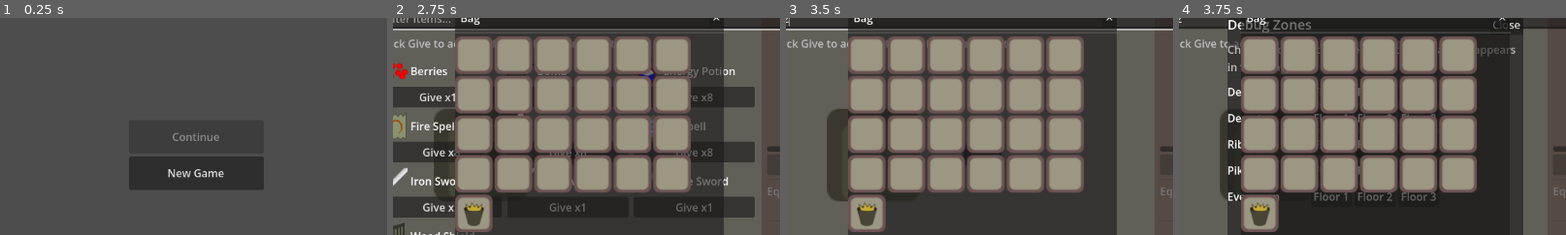
Above: before the commit, frames 1-4 (left to right).
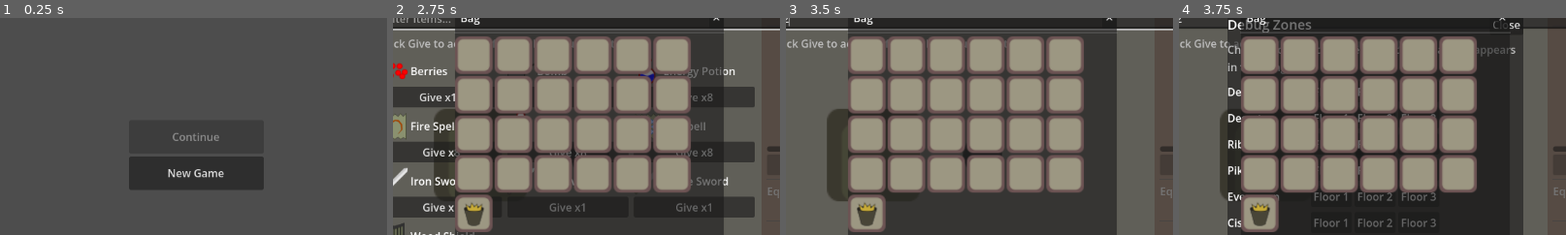
Above: after the commit, the same moments.

Repository: jiexdrop/run-reset
Game: Godot game, scene res://scenes/init.tscn
Two runs of this game, one before a commit and one after it. Both use one fixed random seed, a clock stepped at 60 frames per second and the inputs below.
Inputs (mouse positions are % of the whole screen's width and height, from its top left):
- Up to frame 1 (0.25 s): no input
- Up to frame 2 (2.75 s): click "New Game" at 0.5 s; click (92, 93) at 1.25 s; click "Items" at 2 s
- Up to frame 3 (3.5 s): click (50, 19) at 2.77 s; type "12" at 2.85 s
- Up to frame 4 (3.75 s): click "Zones" at 3.5 s
The pictures show only the part of the screen within x 25-75%, y 18-68%; the shares and areas given below are measured in that part.

Frames 1-3 are identical in both runs. In frame 4, 0.5% of the frame differs, in the area x 12-67%, y 92-97%.

Commit message:
new zone cistronia

Diff:
--- a/autoloads/mob_registry.gd
+++ b/autoloads/mob_registry.gd
@@ -234,4 +234,51 @@
 	] as Array[Dictionary]
 	_registry["sapguard"] = sapguard
 
+	# ── Skeleton (Cistronia regular) ───────────────────────────────────────────
+	var bone_slash         = MobAttackData.new()
+	bone_slash.attack_name = "Bone Slash"
+	bone_slash.damage      = 2
+	bone_slash.effect      = MobAttackData.Effect.NONE
+
+	var splinter         = MobAttackData.new()
+	splinter.attack_name = "Splinter"
+	splinter.damage      = 1
+	splinter.effect      = MobAttackData.Effect.BLEED
+
+	var skeleton        = MobDef.new()
+	skeleton.mob_name   = "Skeleton"
+	skeleton.sprite     = "skeleton"
+	skeleton.max_hp     = 4
+	skeleton.xp_reward  = 2
+	skeleton.attacks    = [bone_slash, splinter] as Array[MobAttackData]
+	skeleton.loot_table = [
+		{ "item_key": "health_potion", "chance": 0.32, "min": 1, "max": 1 },
+		{ "item_key": "energy_potion", "chance": 0.32, "min": 1, "max": 1 },
+	] as Array[Dictionary]
+	_registry["skeleton"] = skeleton
+
+	# ── Raptor Skeleton (Cistronia boss) ───────────────────────────────────────
+	var fossil_bite         = MobAttackData.new()
+	fossil_bite.attack_name = "Fossil Bite"
+	fossil_bite.damage      = 2
+	fossil_bite.effect      = MobAttackData.Effect.NONE
+
+	var talon_rend         = MobAttackData.new()
+	talon_rend.attack_name = "Talon Rend"
+	talon_rend.damage      = 1
+	talon_rend.effect      = MobAttackData.Effect.BLEED
+
+	var raptor_skeleton        = MobDef.new()
+	raptor_skeleton.mob_name   = "Raptor Skeleton"
+	raptor_skeleton.sprite     = "raptor_skeleton"
+	raptor_skeleton.max_hp     = 8
+	raptor_skeleton.xp_reward  = 6
+	raptor_skeleton.attacks    = [fossil_bite, talon_rend] as Array[MobAttackData]
+	raptor_skeleton.resistances = {"physical": 0.5}
+	raptor_skeleton.loot_table  = [
+		{ "item_key": "health_potion", "chance": 1.0, "min": 1, "max": 1 },
+		{ "item_key": "energy_potion", "chance": 0.3, "min": 1, "max": 1 },
+	] as Array[Dictionary]
+	_registry["raptor_skeleton"] = raptor_skeleton
+
 	# ── Add more mobs here ────────────────────
--- a/autoloads/zone_registry.gd
+++ b/autoloads/zone_registry.gd
@@ -97,3 +97,12 @@
 		"boss": "sapguard",
 		"bg_color": Color(0.72, 0.80, 0.55, 1.0),
 	}
+
+	_registry["cistronia"] = {
+		"tiles": [
+			preload("res://assets/tiles/cistronia/tile_0.png"),
+		],
+		"mob_pool": ["skeleton"],
+		"boss": "raptor_skeleton",
+		"bg_color": Color("7a8794ff"),
+	}
--- a/scenes/mob_view.gd
+++ b/scenes/mob_view.gd
@@ -22,6 +22,8 @@
 	"kaze_shroom":     preload("res://assets/mobs/evergreen/kaze_shroom.png"),
 	"sapguard":        preload("res://assets/mobs/evergreen/sapguard.png"),
 	"sapguard_block":  preload("res://assets/mobs/evergreen/sapguard_block.png"),
+	"skeleton":        preload("res://assets/mobs/cistronia/skeleton.png"),
+	"raptor_skeleton": preload("res://assets/mobs/cistronia/raptor-skeleton.png"),
 }
 
 const HEALTH_BAR_SIZE: Vector2 = Vector2(56, 8)
